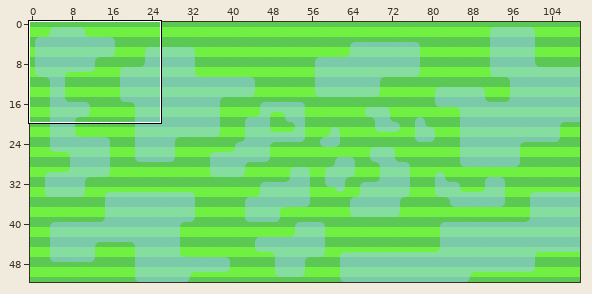
Tiled map: android/assets/field.tmx. Above: a wide view before the commit, with the close-up outlined.
Close-up. Before the commit:
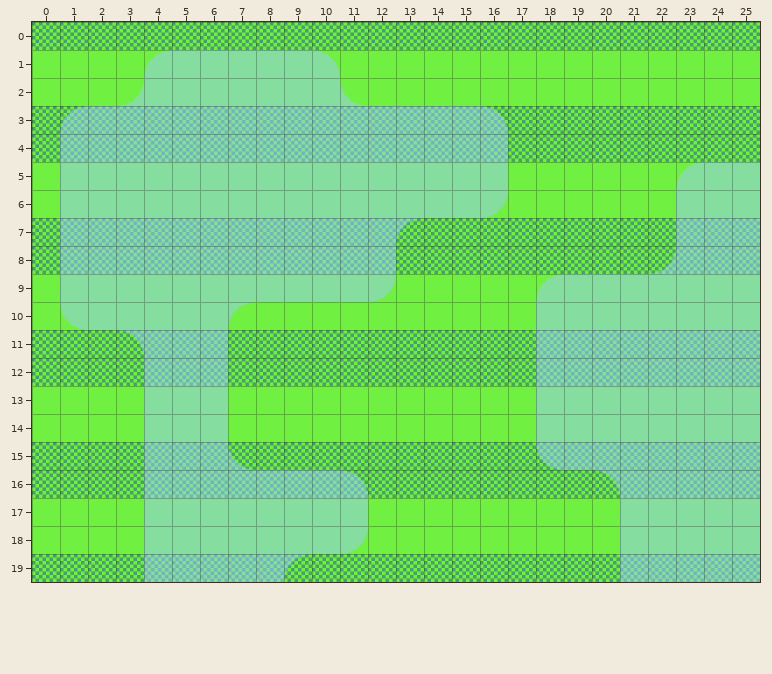
Cells are 32x32 px. Shown: x 0..25, y 0..19. The commit also changed other parts of the map, which this record leaves out.
New version:
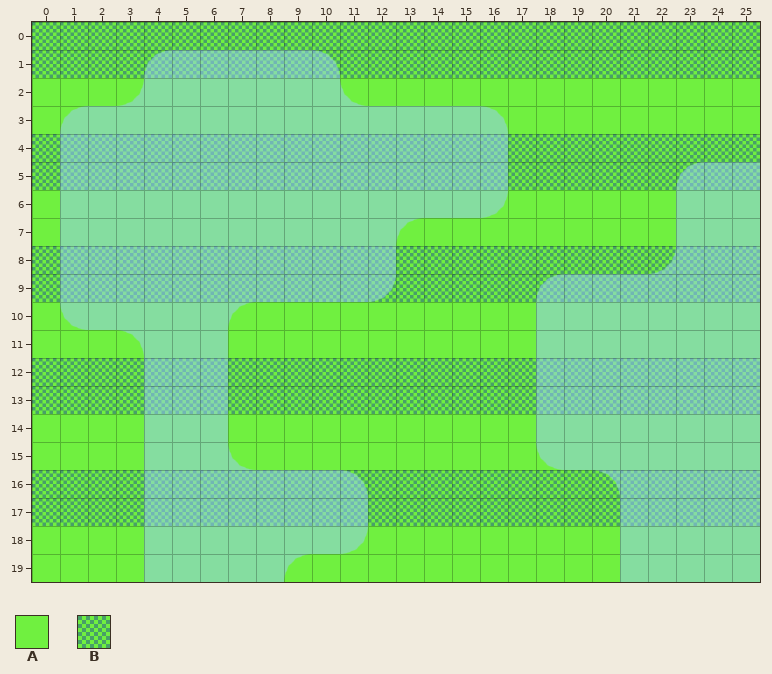
Key: from "grass": A 0, B 8.
_ is an empty cell.
Tiles replaced or removed in this view: A, B.
Changes in this commit:
Changed rows in their new state; . is an unchanged cell.
Layer "grass":
first column x 0:
 1 BBBBBBBBBBBBBBBBBBBBBBBBBB
 3 AAAAAAAAAAAAAAAAAAAAAAAAAA
 5 BBBBBBBBBBBBBBBBBBBBBBBBBB
 7 AAAAAAAAAAAAAAAAAAAAAAAAAA
 9 BBBBBBBBBBBBBBBBBBBBBBBBBB
11 AAAAAAAAAAAAAAAAAAAAAAAAAA
13 BBBBBBBBBBBBBBBBBBBBBBBBBB
15 AAAAAAAAAAAAAAAAAAAAAAAAAA
17 BBBBBBBBBBBBBBBBBBBBBBBBBB
19 AAAAAAAAAAAAAAAAAAAAAAAAAA
